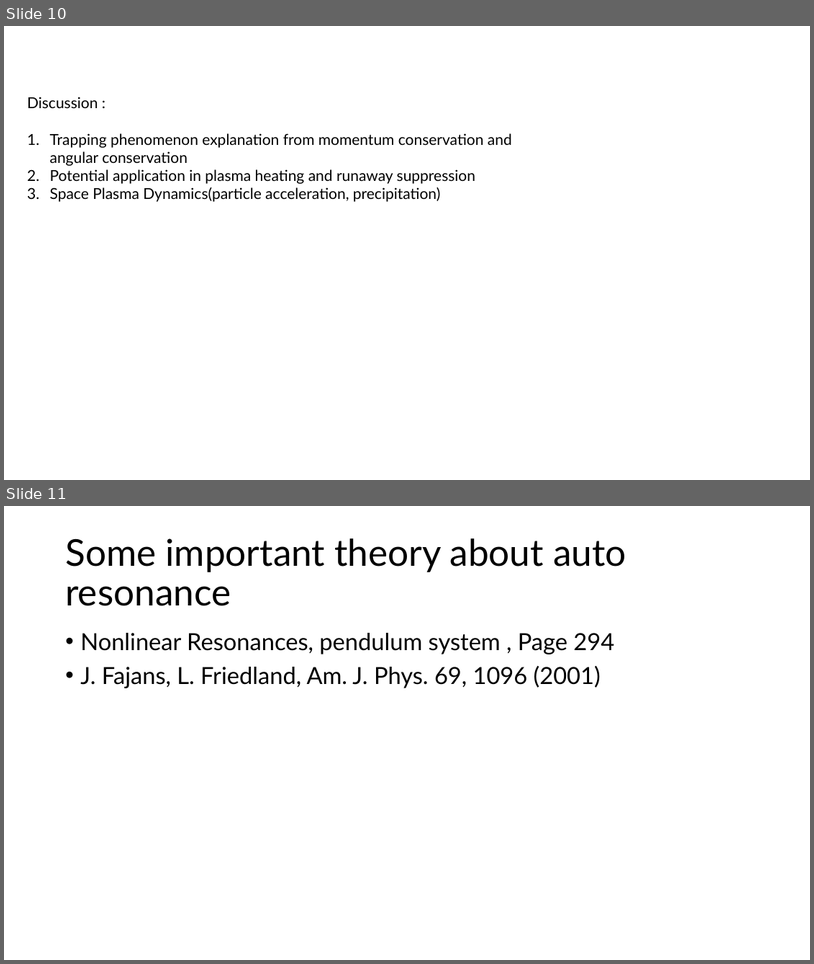
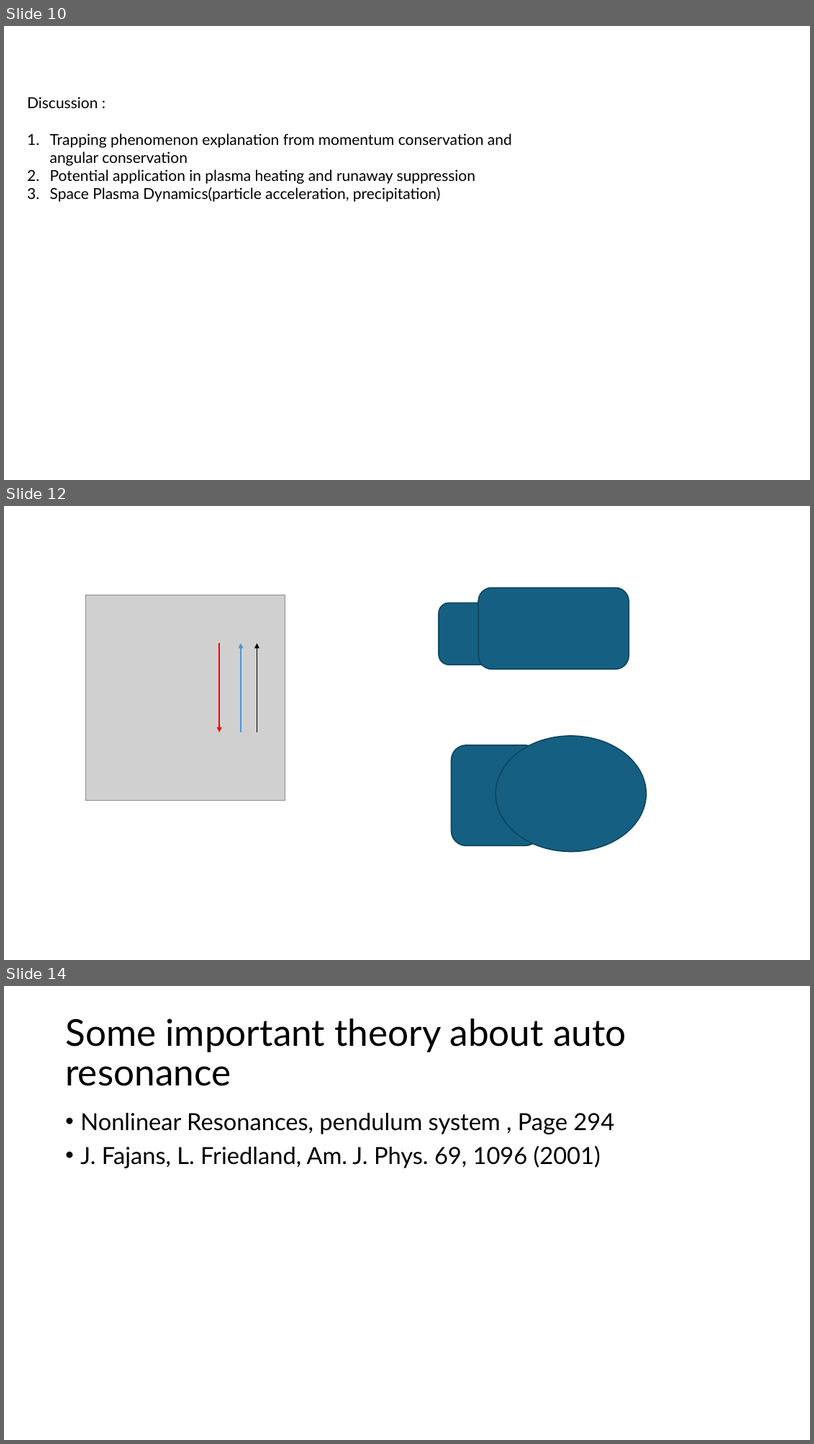
Before and after one commit to USTC-star/computer_share, a slide deck: paper modification/papers/Trapping analysis of a magnetic electron.pptx. Shown one above the other, each under a label of ours: slides 10 and 11 before the commit, slides 10, 12 and 14 after it; the slides between them are not shown. The pictures are 814x964 and 814x1444 pixels, drawn with LibreOffice and Linux fonts; fonts in the diff are those of the drawing; grey boxes stand for pictures. Boxes give left, top, right and bottom in pixels: in the first picture for what was removed or moved away, otherwise in the second. Text is boxed around its words. In the diff, an @@ line names an element or a change of style, - is before the commit and + after.

```diff
--- a/paper modification/papers/Trapping analysis of a magnetic electron.pptx
+++ b/paper modification/papers/Trapping analysis of a magnetic electron.pptx
@@ slide 12 added at <box>4,506,810,960</box>, background #FFFFFF @@
@@ rounded rectangle added at <box>479,587,630,669</box>, fill #156082, outline #104760 1.5 pt @@
@@ rounded rectangle added at <box>439,602,502,664</box>, fill #156082, outline #104760 1.5 pt @@
@@ group added at <box>85,595,286,800</box>: 3 arrows, 1 picture @@
@@ ellipse added at <box>496,736,646,852</box>, fill #156082, outline #104760 1.5 pt @@
@@ rounded rectangle added at <box>452,745,540,845</box>, fill #156082, outline #104760 1.5 pt @@
@@ what was slide 11 is now slide 14 @@
```
Also in this commit, not shown: 2 other slides added, 2 other files.
